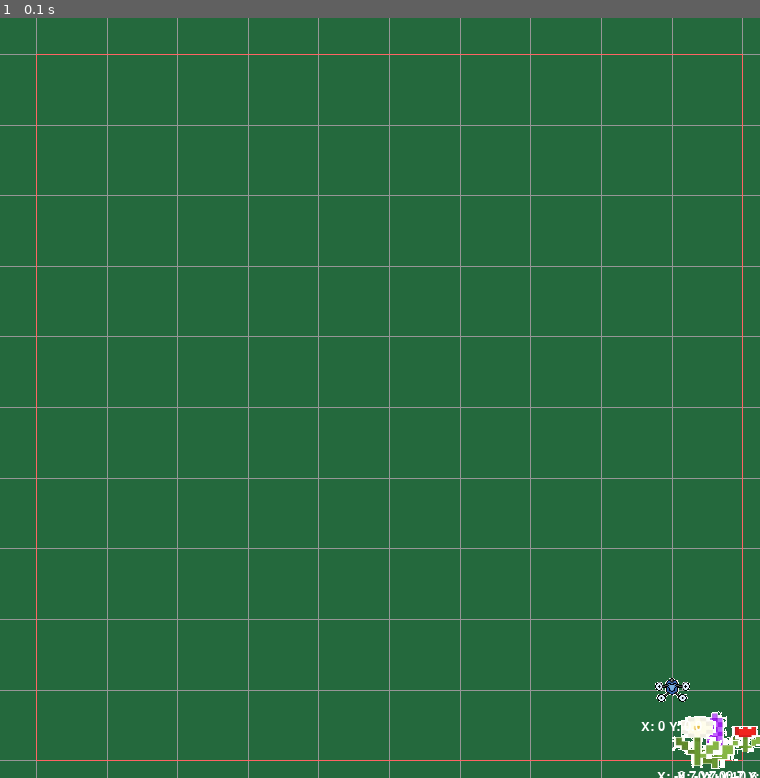
Above: before the commit, frame 1.
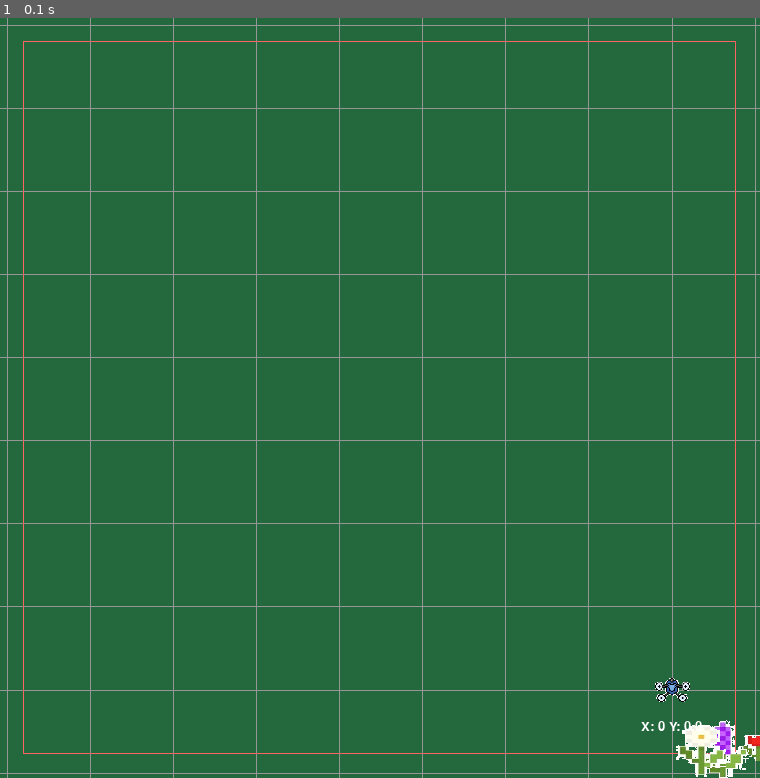
Above: after the commit, the same moment.

Repository: Koz9vo4ka/archipelago2025_additive_tech
Game: pygame game, started from drone_pygame_map.py
The game is run twice, just before and just after one commit, with the same random seed, the same clock (stepped at 60 frames per second) and the same inputs.
Inputs:
- Up to frame 1 (0.1 s): no input

The runs differ from the first frame. In frame 1, 5.9% of the frame differs, in the area x 0-100%, y 0-100%.

Commit message:
Add new .py files

Diff:
--- /dev/null
+++ b/drone_mission.py
@@ -0,0 +1,96 @@
+from drone_control_api import Drone
+
+from drone_pygame_map import DroneDataVisualization
+from motion_manager import StateMachine
+from objects_manager import ObjectManager
+
+from typing import List
+
+import time
+import cv2
+
+
+class DroneMission:
+    def __init__(self, drone_ip: str, mission_plan: List, target_alt) -> None:
+        self.__DRONE_IP = drone_ip
+        self.__TARGET_ALT = target_alt
+
+        self.__client = Drone()
+        self.__pygame_visualization = DroneDataVisualization()
+        self.__motion_machine = StateMachine(mission_plan, self.__client, self.__TARGET_ALT)
+        self.__obj = ObjectManager()
+
+    def __connect_to_drone(self) -> None:
+        print(self.__client.connect(self.__DRONE_IP, reset_state=True))
+
+    def __taking_off(self, altitude: float) -> None:
+        self.__client.set_height(altitude)
+        print(f"TAKE OFF!! set_height = {altitude}")
+
+    def __drop_corn(self):
+        pass
+
+    def __update(self) -> None:
+        self.__check_is_mission_running()
+
+        pose, rpy, img = self.__get_data()
+
+        self.__motion_machine.process(pose, rpy)
+        mission = self.__motion_machine.get_mission()
+
+        flowers_alt = self.__motion_machine.get_flowers_height(pose[2])
+        self.__obj.process_detections(self.__client.get_detections(), [*pose[:2], flowers_alt], rpy)
+        objects = self.__obj.get_sorted_detections()
+
+        self.__pygame_visualization.update([*pose[:2], rpy[2]], mission, objects)
+
+        if self.__pygame_visualization.get_is_screenshot():
+            cv2.imwrite(f"photos/{pose[0]:2f}|{pose[1]:2f}|{pose[2]:2f}|||||{rpy[0]:2f}|{rpy[1]:2f}|{rpy[2]:2f}.png", img)
+
+        cv2.imshow("video", img)
+
+    def __check_is_mission_running(self) -> bool:
+        if self.__motion_machine.is_mission_end():
+            self.__client.landing_nb()
+            print("LANDING!!")
+            return False
+        return True
+
+    def __get_data(self):
+        img = self.__client.get_image()
+        pose = self.__client.get_odom_opticflow()
+        rpy = self.__client.get_rpy()
+        return pose, rpy, img
+
+    def run_mission(self) -> None:
+        self.__connect_to_drone()
+        self.__taking_off(self.__TARGET_ALT)
+
+        while True:
+            self.__update()
+
+
+if __name__ == "__main__":
+    mission = DroneMission("192.168.192.38",
+        [
+            # go forward and back
+            [4.0, 0.0],
+            [0.5, 0.0],
+            # go left
+            [0.5, 3.0],
+            # go forward to big room
+            [2.0, 3.0],
+            # go left in big room
+            [2.0, 5.5],
+            # go to tupic
+            [0.0, 5.5],
+            # go back to big room
+            [1.75, 5.5],
+            [1.75, 3.0],
+            # go to start
+            [0.5, 3.0],
+            [0.5, 0.0],
+            [0.0, 0.0],
+            [],
+        ], 1.5)
+    mission.run_mission()
--- a/drone_pygame_map.py
+++ b/drone_pygame_map.py
@@ -1,7 +1,5 @@
 from typing import List
 import pygame
-
-import sys
 
 
 class DroneDataVisualization:
@@ -9,7 +7,6 @@
 
         pygame.init()
         pygame.font.init()
-
 
         self.__WHITE = (255, 255, 255)
 
@@ -26,7 +23,7 @@
         self.__ROUTE_IMG = self.__load_image('imgs/route.png')
         self.__DRONE_IMG = self.__load_image('imgs/drone.png')
 
-        self.__LIST_FLOWERS = {
+        self.__FLOWER_IMGS = {
             "white_flower": self.__load_image('imgs/white_flower.png'),
             "red_flower": self.__load_image('imgs/red_flower.png'),
             "green_flower": self.__load_image('imgs/purple_flower.png')
@@ -34,9 +31,9 @@
 
         self.__DRONE_IMG = self.__load_image('imgs/drone.png')
 
-        self.pole_size = [8, 8]
+        self.pole_size = [6.8, 6.8]
 
-        self.__PIXELS_PER_METER = 565 / max(self.pole_size)  # 579 - ширина в px, 6.153 - длина помещения в метра
+        self.__PIXELS_PER_METER = 565 / max(self.pole_size)  # 579 - ширина в px, 6.8 - длина помещения в метра
 
     def __load_image(self, src: str, color_key: List=[255, 255, 255]) -> pygame.Surface:
         item_img = pygame.image.load(src).convert()
@@ -89,12 +86,12 @@
         for ind_y in range(-20, 20):
             pygame.draw.line(self.__screen, (150, 150, 150), (0, self.zero_px[1] + self.__PIXELS_PER_METER * ind_y), (1_000, self.zero_px[1] + self.__PIXELS_PER_METER * ind_y))
 
-        x, y, w, h = *self.__meters_2_pixels(self.pole_size[0]+1, self.pole_size[1]+1), *self.__meters_2_pixels(-0.5, -0.5)
+        x, y, = self.__meters_2_pixels(self.pole_size[0]+1, self.pole_size[1]+1)
+        x2, y2 = self.__meters_2_pixels(-0.5, -0.5)
 
         pygame.draw.rect(self.__screen,
             (255, 100, 100),
-            # TODO это работает правильно, там не x, y, w, h?
-            (x, y, w, h),
+            (x, y, x2, y2),
             1
         )
 
@@ -107,17 +104,18 @@
                 if event.key == pygame.K_SPACE:
                     self.__is_screenshot = True
 
-        self.__screen.fill((36,105,61))
+        self.__screen.fill((36, 105, 61))
         self.__draw_grid()
 
         for name_flower, flower_coordinates in flowers.items():
             flower_coordinates = list(map(lambda flower: flower["point"], flower_coordinates))
+
             for flower_coordinate in flower_coordinates:
-                self.__blit_image(self.__LIST_FLOWERS[name_flower], *flower_coordinate)
+                self.__blit_image(self.__FLOWER_IMGS[name_flower], *flower_coordinate)
                 self.__blit_coordinates(*flower_coordinate)
 
         for point in route:
-            self.__blit_image(self.__ROUTE_IMG, *point[:2], point[2])
+            self.__blit_image(self.__ROUTE_IMG, *point)
             self.__blit_coordinates(*point[:2])
 
         self.__blit_image(self.__DRONE_IMG, *drone_coordinate)
--- a/grock_algoritm.py
+++ b/grock_algoritm.py
@@ -5,7 +5,6 @@
 
 def calc_mean_objects(objects: List[List[float]]) -> List[List[float]]:
     mean_object = []
-    # print(objects)
 
     for object in objects:
         is_far = True
@@ -26,7 +25,7 @@
 
 
 def calc_mean(p1: List[float], p2: List[float], count: int) -> List[float]:
-    return [(p1[0]*count + p2[0]) / (count+1), (p1[1]*count + p2[1]) / (count+1)]
+    return [(p1[0] * count + p2[0]) / (count + 1), (p1[1] * count + p2[1]) / (count + 1)]
 
 
 def calc_distance(p1: List[float], p2: List[float]) -> float:
--- a/main.py
+++ b/main.py
@@ -1,97 +1,14 @@
-from drone_control_api import Drone
+from drone_mission import DroneMission
 
-from drone_pygame_map import DroneDataVisualization
-from motion_manager import StateMachine
-from objects_manager import ObjectManager
+DRONE_IP = '192.168.192.4'
+START_ALT = 1.5
 
-from typing import List
-
-import time
-import cv2
+drone_control = DroneMission(DRONE_IP,[], START_ALT)
 
 
-class DroneMission:
-    def __init__(self, drone_ip: str, mission_plan: List) -> None:
-        self.__start_time = time.time()
-        self.__DRONE_IP = drone_ip
-        self.__last_time_photo = 0
-        self.__result = []
-
-        self.__mission_plan = mission_plan
-
-        self.__client = Drone()
-        self.__pygame_visualization = DroneDataVisualization()
-        self.__motion_machine = StateMachine(self.__mission_plan, self.__client)
-        self.__obj = ObjectManager()
-
-
-    def __connect_to_drone(self) -> None:
-        print(self.__client.connect(self.__DRONE_IP, reset_state=True))
-
-    def __taking_off(self, altitude: float) -> None:
-        self.__client.set_height(altitude)
-        print(f"TAKE OFF!! set_height = {altitude}")
-
-    def __process_detections_and_display(self) -> None:
-        img = self.__client.get_image()
-        x, y = self.__client.get_nav_pose()
-        yaw = self.__client.get_rpy()[2]
-
-        self.__motion_machine.process(x, y, yaw)
-
-        self.__obj.process_detections(self.__client.get_detections(), [x, y], yaw)
-        objects = self.__obj.get_sorted_detections()
-        self.__pygame_visualization.update([x, y, yaw], self.__mission_plan, objects)
-
-        if self.__pygame_visualization.get_is_screenshot():
-            cv2.imwrite(f"photos/{round(x, 2)}|{round(y, 2)}|{round(yaw, 4)}|{round(time.time(), 3)}.png", img)
-
-        cv2.imshow("video", img)
-
-    def __check_mission_status(self) -> bool:
-        if self.__motion_machine.is_mission_end():
-            self.__client.landing_nb()
-            print("LANDING!!")
-            return False
-        return True
-
-    def run_mission(self) -> None:
-        self.__connect_to_drone()
-        self.__taking_off(1.5)
-
-        while True:
-            self.__process_detections_and_display()
-
-            if not self.__check_mission_status():
-                break
-
-            self.__periodic_save_detections()
-
-            if cv2.waitKey(1) & 0xFF == ord('q'):
-                break
+def main() -> None:
+    drone_control.run_mission()
 
 
 if __name__ == "__main__":
-    mission = DroneMission("192.168.192.38",
-        [
-            # go forward and back
-            [4.0, 0.0],
-            [0.5, 0.0],
-            # go left
-            [0.5, 3.0],
-            # go forward to big room
-            [2.0, 3.0],
-            # go left in big room
-            [2.0, 5.5],
-            # go to tupic
-            [0.0, 5.5],
-            # go back to big room
-            [1.75, 5.5],
-            [1.75, 3.0],
-            # go to start
-            [0.5, 3.0],
-            [0.5, 0.0],
-            [0.0, 0.0],
-            [],
-        ])
-    mission.run_mission()
+    main()
--- a/motion_manager.py
+++ b/motion_manager.py
@@ -1,7 +1,12 @@
+"""
+Надо чтобы было движение по точкам и при обнаружении новых объектов мы шли обрабатывать их
+"""
+
+from drone_control_api import Drone
+
 from grock_algoritm import calc_distance
-from typing import List, Tuple
+from typing import List
 from math import degrees
-import math
 
 
 def calc_angle_error(ang_1: float, ang_2: float) -> float:
@@ -11,20 +16,38 @@
 
 
 class StateMachine:
-    def __init__(self, mission, client):
-        self.__DISTANCE_TRASHOLD_M = 0.55
+    def __init__(self, mission:List, client: Drone, target_alt: float) -> None:
+        self.__DISTANCE_TRASHOLD_M = 0.25
         self.__YAW_TRASHOLD_DEG = 10
+
+        self.__is_above_the_object = False
 
         self.__targets = mission
         self.__client = client
+        self.__FLOWER_ALT = 0.5
+        self.__TARGET_ALT = target_alt
 
-    def process(self, x: float, y: float, yaw: float) -> None:
+        self.__last_alt = None
+
+    def process(self, pose: List[float], rpy: List[float]) -> None:
+        self.__horirontal_motion(pose, rpy)
+        self.__vertical_motion(pose[2])
+
+    def get_flowers_height(self, alt: float) -> float:
+        if self.__is_above_the_object:
+            return alt
+        return alt - self.__FLOWER_ALT
+
+    def get_is_above_object(self) -> bool:
+        return self.__is_above_the_object
+
+    def __horirontal_motion(self, pose: List[float], rpy: List[float]) -> None:
         target = self.__get_target()
         mission_type = len(target)
         if mission_type == 2:  # go to
-            is_complete = self.__move_state([x, y], target)
+            is_complete = self.__move_state(pose[:2], target)
         elif mission_type == 1: # rotate
-            is_complete = self.__rotate_state(yaw, target[0])
+            is_complete = self.__rotate_state(rpy[2], target[0])
         elif mission_type == 0:  # landing
             is_complete = self.__landing_state()
         else:
@@ -33,11 +56,37 @@
         if is_complete:
             self.__next_state()
 
+    def __vertical_motion(self, alt: float) -> None:
+        """Метод изменяет высоту полета, когда мы пролетаем над цветками
+
+        Args:
+            alt (float): текущая высота
+        """
+        if self.__last_alt is None:
+            self.__last_alt = alt
+            return
+
+        delta_alt = alt - self.__last_alt
+
+        if delta_alt < -self.__FLOWER_ALT:  # Оказались ниже на высоту цветка
+            if not self.__is_above_the_object:
+                self.__set_height_state(self.__TARGET_ALT - self.__FLOWER_ALT)
+            self.__is_above_the_object = True
+        elif delta_alt > self.__FLOWER_ALT:
+            if self.__is_above_the_object:
+                self.__set_height_state(self.__TARGET_ALT)
+            self.__is_above_the_object = False
+
+    def get_mission(self) -> List[List[float]]:
+        return self.__targets
+
+    def __set_height_state(self, height: float) -> None:
+        self.__client.set_height_nb(height)
+
     def is_mission_end(self) -> bool:
         if len(self.__targets) <= 0:
             return True
         return False
-
 
     def __move_state(self, current_pos: List[float], target_pos: List[float]) -> bool:
         dist = calc_distance(current_pos, target_pos)
@@ -51,7 +100,6 @@
         return False
 
     def __rotate_state(self, current_yaw: float, target_yaw: float) -> bool:
-        # NOT TESTED
         ang_err = calc_angle_error(degrees(current_yaw), target_yaw)
 
         if ang_err < self.__YAW_TRASHOLD_DEG:
@@ -76,12 +124,5 @@
             self.__targets.pop(0)
 
 
-    def __calculate_yaw(robot_x, robot_y, object_x, object_y):
-        dx = object_x - robot_x
-        dy = object_y - robot_y
-        yaw = math.atan2(dy, dx)
-        return yaw  # в радианах
-
-
 if __name__ == "__main__":
     pass
--- a/objects_manager.py
+++ b/objects_manager.py
@@ -14,26 +14,28 @@
         self.__ASPECT_RATIO = 4 / 3
 
         # Обнаруженные цветы
-        self.__finded_flower = []
+        self.__finded_flowers = []
         # Последняя детекция
         self.__last_detections = None
 
     def get_sorted_detections(self) -> List[List[Dict]]:
         # Объединяем объекты, если они находятся неподалёку
         sorted_by_dict = {}
-        self.__finded_flower = self.set_group_data(self.__finded_flower)
-        for name, datas in self.__finded_flower.items():
-            # print(name)
-            mean_flowers = grock_algoritm.calc_mean_objects(datas)
-            # print(mean_flowers)
-        # Сортируем объекты по количеству обнаружений
+
+        finded_flowers = self.__create_grouped_data(self.__finded_flowers)
+
+        for name, data in finded_flowers.items():
+            mean_flowers = grock_algoritm.calc_mean_objects(data)
+
+            # Сортируем объекты по количеству обнаружений
             sorted_mean_flowers = sorted(mean_flowers, key=lambda mean_flower: mean_flower["count"], reverse=True)
             sorted_by_dict[name] = sorted_mean_flowers
 
         return sorted_by_dict
 
-    def set_group_data(self, objects: List[Dict]) -> Dict[Dict, List]:
+    def __create_grouped_data(self, objects: List[Dict]) -> Dict[Dict, List]:
         grouped_data = {}
+
         for item in objects:
             name = item['name']
             coords = item['coordinates']
@@ -42,9 +44,17 @@
                 grouped_data[name] = []
 
             grouped_data[name].append(coords)
+
         return grouped_data
 
     def process_detections(self, detections: Dict, current_pos: List[float], rpy: List[float]) -> None:
+        """
+        Обрабатывает данные полученные от нейронной сети
+
+        detections - data from yolo
+        current_pos - x, y, z in meters
+        rpy - roll, pitch, yaw in radians
+        """
         # Если данные не обновились, то ничего не делаем
         if not self.__check_detections(detections):
             return
@@ -56,20 +66,14 @@
         # Добавляем обнаруженные объекты
         self.__add_finded_objects(filtred_detections_with_pos)
 
-    def get_json_data(json_file):
-        try:
-            with open(json_file, 'r') as f:
-                content = f.read()
-                data = json.loads(content)
-                return data
-
-        except json.JSONDecodeError as e:
-            print(f"Ошибка парсинга JSON: {e}")
-
     # region data processing
     # =================== data from drone filtering and transform =============
 
     def __check_detections(self, current_detections):
+        """
+        Проверка что данные не пустые и не повторяются
+        """
+
         if current_detections == {}:
             return
 
@@ -80,8 +84,11 @@
 
     def __calc_real_pos_of_detection(self, detections: Dict, current_pos: List[float], rpy: List[float], alt: float=0.5) -> List[Dict]:
         """
-        current_x, current_y in meters
-        yaw in radians
+        Рассчитывает положение обнаруженных объектов
+
+        detections - data from yolo
+        current_pos - x, y, z in meters
+        rpy - roll, pitch, yaw in radians
         """
 
         objs = []
@@ -101,32 +108,51 @@
 
         return objs
 
-    def __calc_abs_pos(self, center_x: float, center_y: float, current_pose: List[float], rpy: List[float]) -> List[float]:
+    def __calc_abs_pos(self, center_x: float, center_y: float, current_pos: List[float], rpy: List[float]) -> List[float]:
+        """
+        Рассчитывает положение обнаруженного объекта
+
+        center_x, center_y - нормированое положение цетра рамки на экране
+        current_pos - x, y, z in meters
+        rpy - roll, pitch, yaw in radians
+        """
+
         # Углы на объект в глобальной системе координат
         a, b = view_math.calc_abs_ang(center_x, center_y, rpy[0], rpy[1], self.__FOV, self.__ASPECT_RATIO)
 
         # Позиция в системе координат дрона
-        local_pos = view_math.calc_local_pos(a, b, current_pose[2])
+        local_pos = view_math.calc_local_pos(a, b, current_pos[2])
 
         # Относительное положение
         relative_pos = view_math.calc_relative_pos(*local_pos, rpy[2])
 
         # Абсолютное положение
-        abs_pos = view_math.calc_abs_pos(*relative_pos, *current_pose[:2])
+        abs_pos = view_math.calc_abs_pos(*relative_pos, *current_pos[:2])
 
         return abs_pos
 
-    def __filter_by_area(self, detections: List[Dict]) -> List[Dict]:
+    def __filter_by_area(self, objects: List[Dict]) -> List[Dict]:
+        """
+        Фильтрация обнаруженных объектов по площади bbox'a
+
+        objects - данные в формате [{"name": "red_flower", "area": 100, "position": [3.435, 1.543]}, {...}, ...]
+        """
+
         filtred_detections = []
 
-        for detection in detections:
+        for detection in objects:
             if detection["area"] > self.__MIN_AREA_FLOWER:
                 filtred_detections.append(detection)
 
-
         return filtred_detections
 
     def __add_finded_objects(self, objs: List) -> None:
+        """
+        Добавление обнаруженных объектов
+
+        objects - данные в формате [{"name": "red_flower", "area": 100, "position": [3.435, 1.543]}, {...}, ...]
+        """
+
         for obj in objs:
             name = obj["name"]
             pose = obj["position"]
@@ -136,7 +162,7 @@
                 "coordinates": pose,
             }
 
-            self.__finded_flower.append(data)
+            self.__finded_flowers.append(data)
 
 
 # region tests
@@ -163,14 +189,15 @@
 
     if is_test:
         for i in range(10):
-            d1 = create_detection("red_flower", 1030, 1000, 100, 270)
-            d2 = create_detection("green_flower", 100, 100, 100, 270)
-            d3 = create_detection("white_flower", 1400, 10, 100, 270)
-
-            d4 = create_detection("red_flower", 10, 1000, 100, 270)
-            ds = create_detections([d1, d2, d3, d4])
+            d1 = create_detection("red_flower", 320, 240, 100, 270)
+            # d2 = create_detection("green_flower", 100, 100, 100, 270)
+            # d3 = create_detection("white_flower", 1400, 10, 100, 270)
+
+            # d4 = create_detection("red_flower", 10, 1000, 100, 270)
+            ds = create_detections([d1])
 
             obj_manager.process_detections(ds, [0, 0, 1.0], [0, 0, 0])
+            # obj_manager.get_sorte d_detections()
 
 
         sorted_mean_flowers = obj_manager.get_sorted_detections()
--- /dev/null
+++ b/payload_manager.py
@@ -0,0 +1,71 @@
+import socket
+import json
+from typing import Dict
+
+
+class PayloadManager:
+    def __init__(self, host: str) -> None:
+        """
+        Инициализация менеджера полезной нагрузки для TCP-соединения
+
+        :param host: IP-адрес или доменное имя сервера
+        :param port: Порт сервера
+        """
+        self.host = host
+        self.port = 80
+        self.socket = None
+
+    def connect(self) -> bool:
+        """
+        Установка соединения с сервером
+
+        :return: True если соединение установлено, False в противном случае
+        """
+        try:
+            self.socket = socket.socket(socket.AF_INET, socket.SOCK_STREAM)
+            self.socket.connect((self.host, self.port))
+            return True
+        except (socket.error, ConnectionRefusedError) as e:
+            print(f"Connection error: {e}")
+            return False
+
+    def send_payload(self, payload: Dict) -> bool:
+        """
+        Отправка полезной нагрузки на сервер
+
+        :param payload: Данные для отправки (словарь)
+        :return: True если отправка прошла успешно, False в противном случае
+        """
+        if not self.socket:
+            print("Not connected to server!")
+            return False
+
+        try:
+            # Преобразуем словарь в JSON-строку и отправляем
+            json_payload = json.dumps(payload).encode('utf-8')
+            self.socket.sendall(json_payload)
+            return True
+        except (socket.error, TypeError) as e:
+            print(f"Error sending payload: {e}")
+            return False
+
+    def disconnect(self) -> None:
+        """Закрытие соединения"""
+        if self.socket:
+            self.socket.close()
+            self.socket = None
+
+# Пример использования
+if __name__ == "__main__":
+    # Конфигурация подключения
+    SERVER_HOST = "127.0.0.1"  # Локальный хост для примера
+
+    # Создаем полезную нагрузку
+    payload_data = {
+        "command": "drop"
+    }
+    manager = PayloadManager(SERVER_HOST)
+    manager.connect()
+
+    # Используем контекстный менеджер для автоматического управления соединением
+    print(manager.send_payload(payload_data))
--- a/test_dist_eval.py
+++ /dev/null
@@ -1,72 +0,0 @@
-import cv2
-from typing import List
-from numpy import ndarray, array
-
-
-def calc_dist(x, a, b):
-    return a / x + b
-
-
-if __name__ == "__main__":
-    """
-    1 parrot - 166px
-    2 parrot - 104px
-    3 parot - 74px
-    """
-
-    def mask_image(frame: ndarray, lower_limit: List[int], higher_limit: List[int]) -> ndarray:
-        frame_in_correct_color_scheme = cv2.cvtColor(frame, cv2.COLOR_RGB2HSV_FULL)
-
-        return cv2.inRange(frame_in_correct_color_scheme, array(lower_limit), array(higher_limit))
-
-
-    def get_biggest_countur_width(binary: ndarray) -> float:
-        contours = cv2.findContours(binary, cv2.RETR_EXTERNAL, cv2.CHAIN_APPROX_NONE)[0]
-
-        sorted_contours = sorted(contours, key=cv2.contourArea, reverse=True)
-
-        if not sorted_contours: return
-
-        biggest_contour = sorted_contours[0]
-
-        x, y, w, h = cv2.boundingRect(biggest_contour)
-
-        return w
-
-    if True:
-        while True:
-            a, b = 3913.85, -6.93
-            center_y = float(input())
-            print(calc_dist(center_y, a, b))
-
-    if False:
-        cap = cv2.VideoCapture(0)
-
-        if not cap.isOpened():
-            print("Error: Could not open webcam")
-            exit()
-
-        while True:
-            # Capture frame-by-frame
-            ret, frame = cap.read()
-
-            # If frame is read correctly, ret is True
-            if not ret:
-                print("Error: Can't receive frame. Exiting...")
-                break
-
-            mask = mask_image(frame, [200, 50, 100], [360, 255, 255])
-            width = get_biggest_countur_width(mask)
-            dist = calc_dist(width, 266.89, -0.59)
-            print(f"{dist = } {width = }")
-
-            # Display the resulting frame
-            cv2.imshow('Webcam Feed', frame)
-            cv2.imshow('mask', mask)
-
-            # Press 'q' to exit the loop
-            if cv2.waitKey(1) == ord('q'):
-                break
-
-        cap.release()
-        cv2.destroyAllWindows()
